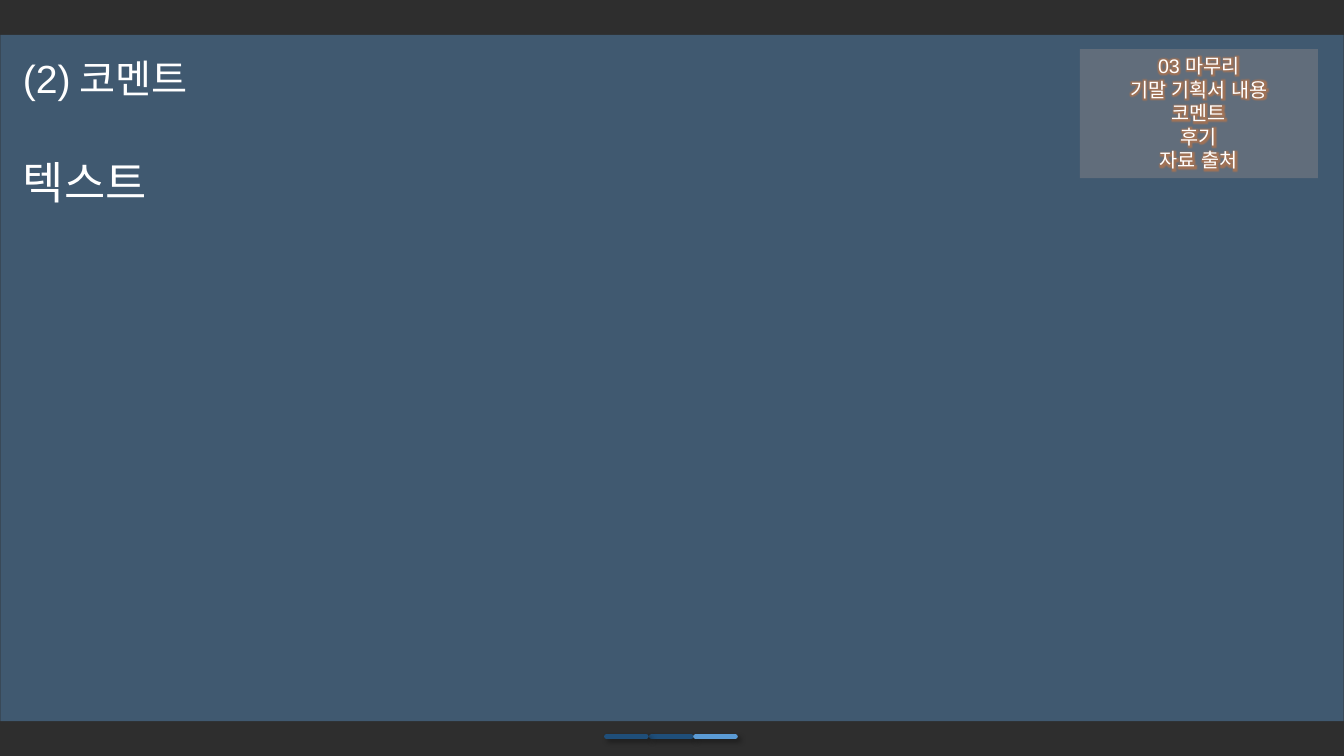
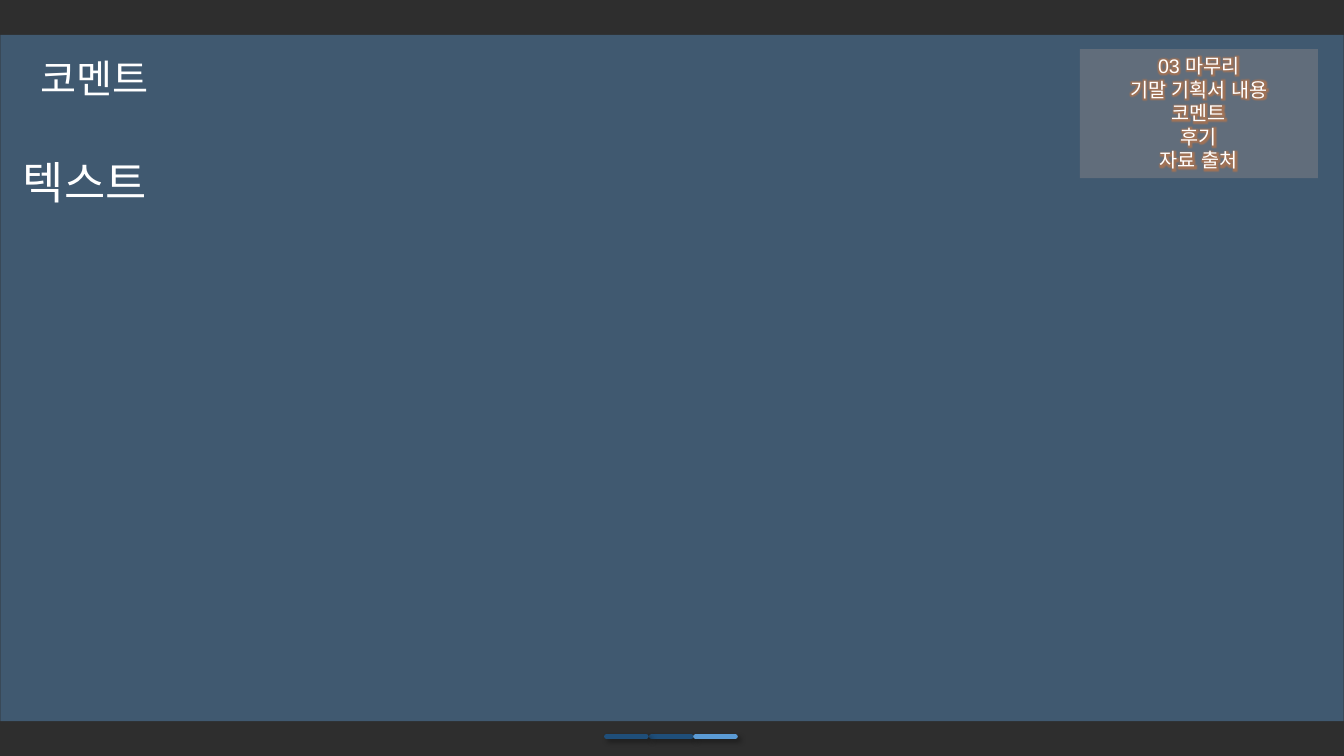
Before and after one commit to iconstudio/2017-Platformer, a slide deck: slide 14 of slides/Cosmos_20171105.pptx. Drawn at 1344x756 pixels with LibreOffice and Linux fonts; fonts in the diff are those of the drawing; background and template pictures are left out; a plain dark background stands for a picture behind light text. Boxes give left, top, right and bottom in pixels: in the first picture for what was removed or moved away, otherwise in the second. Text is boxed around its words. In the diff, an @@ line names an element or a change of style, - is before the commit and + after.

```diff
--- a/slides/Cosmos_20171105.pptx
+++ b/slides/Cosmos_20171105.pptx
@@ text at (40,60,148,96): text changed; font Arial to Noto Sans CJK KR @@
-(2) 코멘트
+코멘트
```
Also in this commit, not shown: 7 other slides changed.
